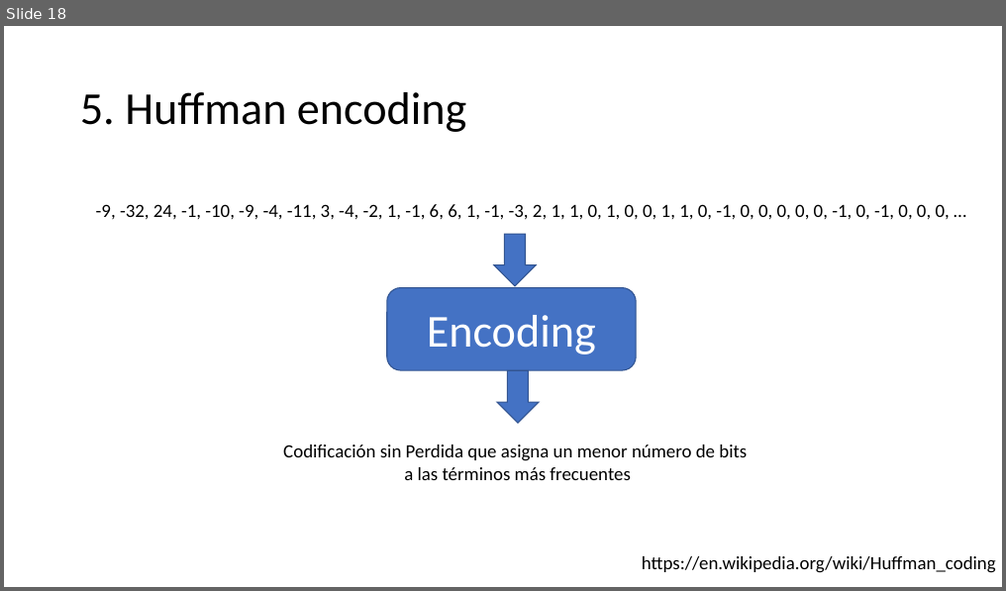
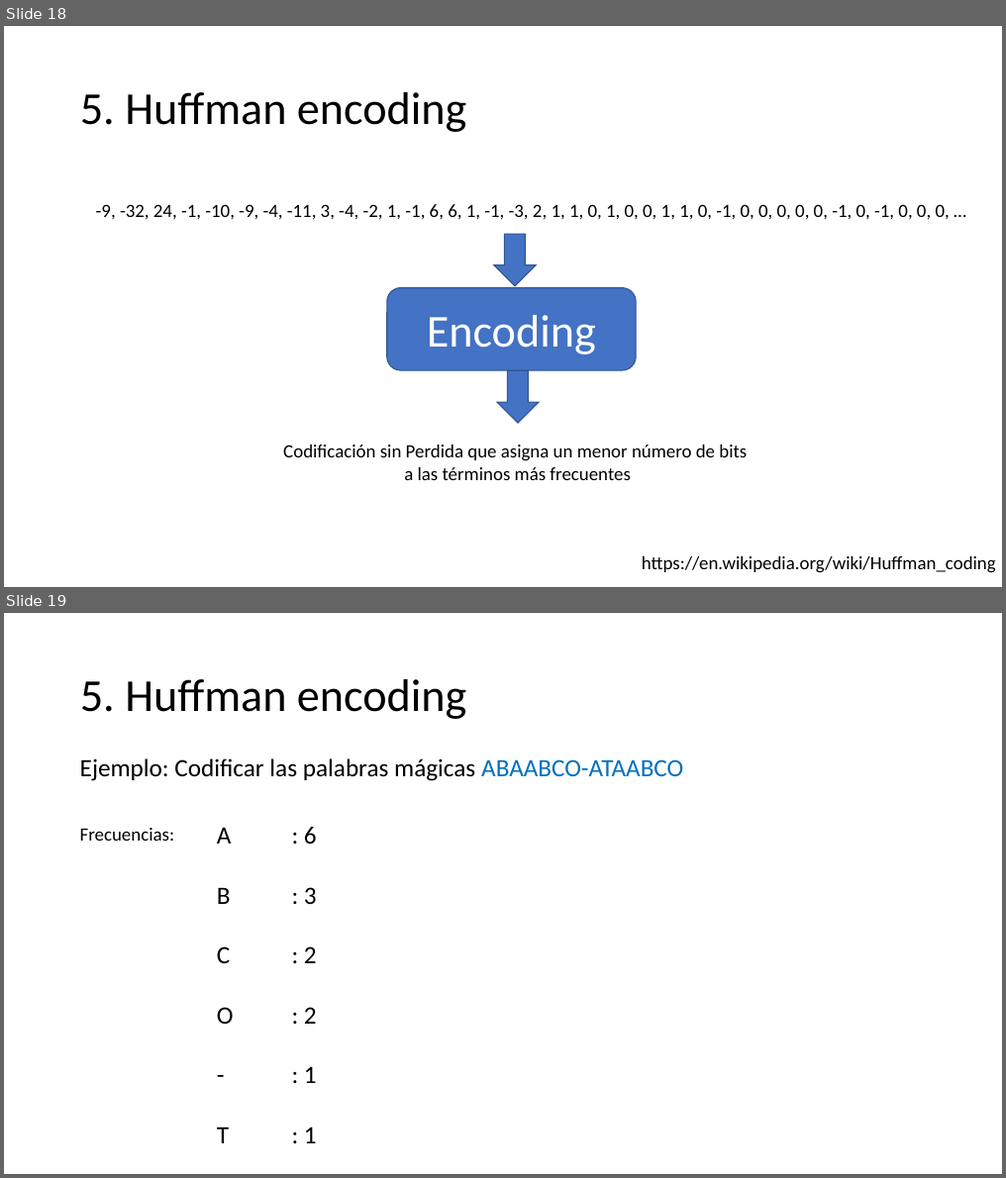
Before and after one commit to domingomery/imagenes, a slide deck: clases/Cap04_Sistemas_Lineales/presentations/IMG04_TransformadaDCT.pptx. Shown one above the other, each under a label of ours: slide 18 before the commit, slides 18 and 19 after it. The pictures are 1006x591 and 1006x1178 pixels, drawn with LibreOffice and Linux fonts; fonts in the diff are those of the drawing. Boxes give left, top, right and bottom in pixels: in the first picture for what was removed or moved away, otherwise in the second. Text is boxed around its words. In the diff, an @@ line names an element or a change of style, - is before the commit and + after.

```diff
--- a/clases/Cap04_Sistemas_Lineales/presentations/IMG04_TransformadaDCT.pptx
+++ b/clases/Cap04_Sistemas_Lineales/presentations/IMG04_TransformadaDCT.pptx
@@ slide 19 added at (x1=4, y1=613, x2=1002, y2=1174), background #FFFFFF @@
@@ title added at (x1=80, y1=679, x2=467, y2=719), 44 pt, text #000000 @@
+5. Huffman encoding
@@ text added at (x1=80, y1=759, x2=683, y2=781), 24 pt, text #000000 @@
+Ejemplo: Codificar las palabras mágicas ABAABCO-ATAABCO
@@ text added at (x1=80, y1=828, x2=174, y2=841), 18 pt, text #000000 @@
+Frecuencias:
@@ text added at (x1=217, y1=827, x2=317, y2=1144), 24 pt, text #000000 @@
+A : 6
+B : 3
+C : 2
+O : 2
+- : 1
+T : 1
```
Also in this commit, not shown: 20 other slides added, 14 other files.
